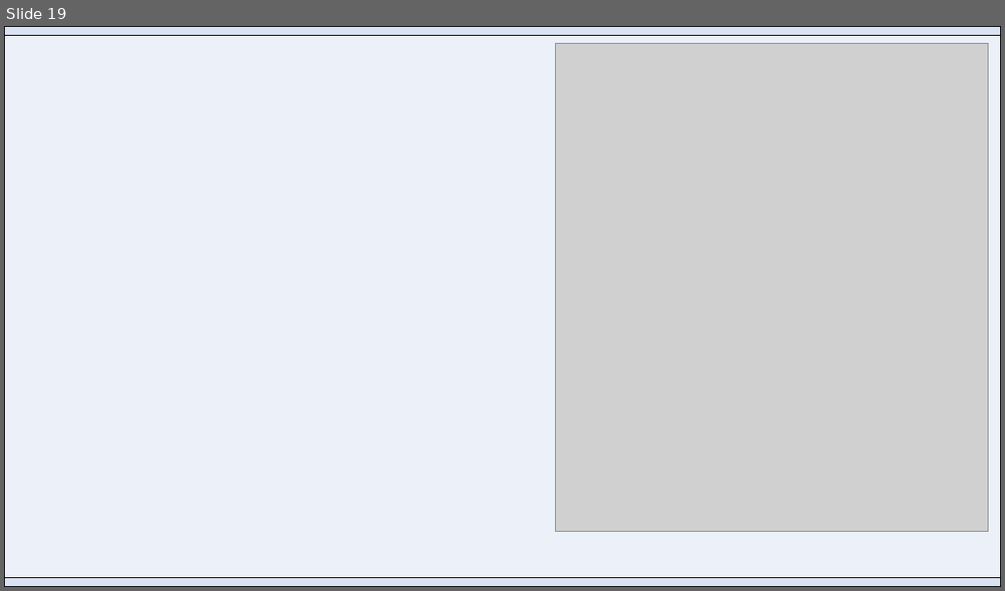
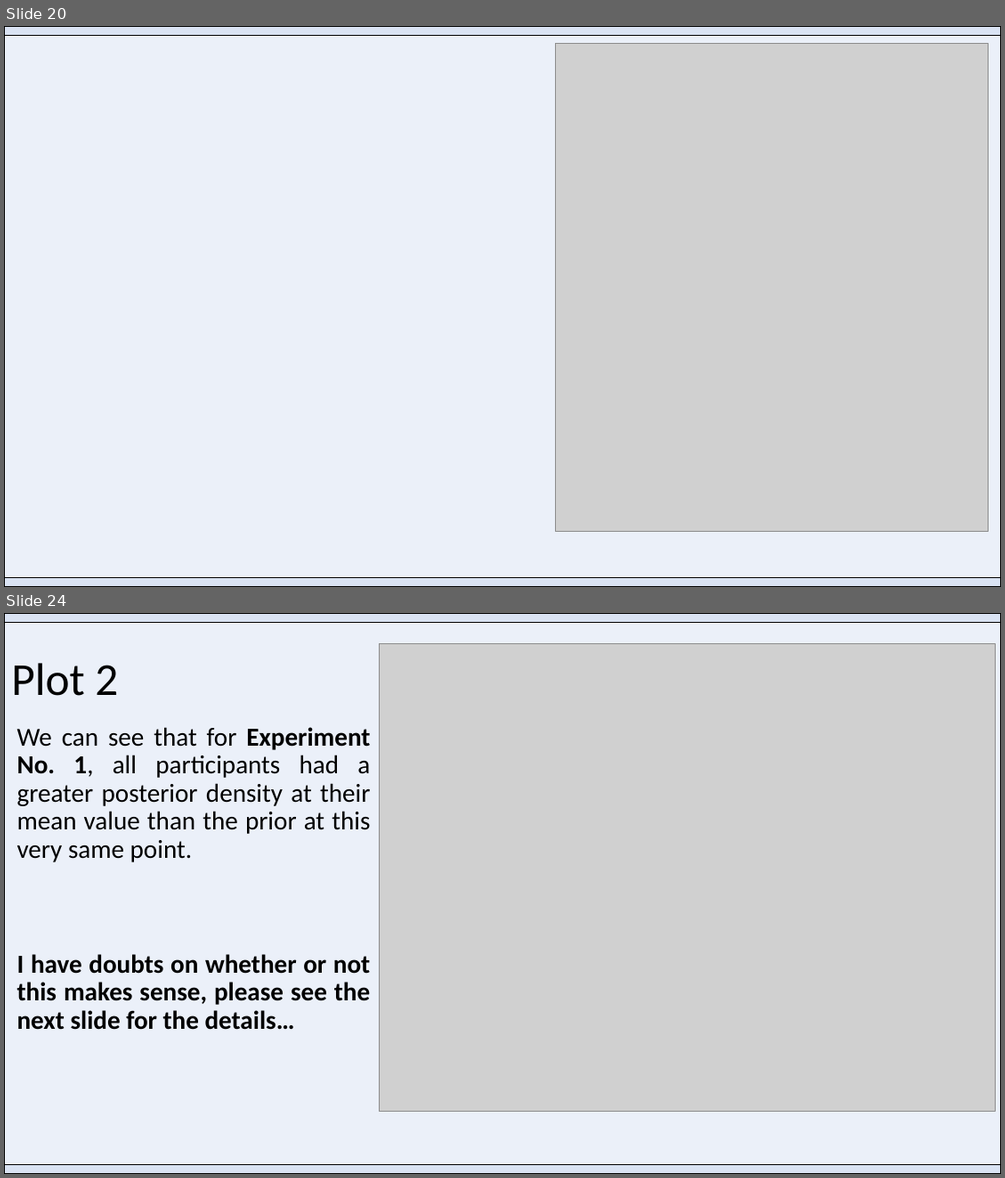
Before and after one commit to Adrifelcha/afchavez-019, a slide deck: MichaelLee/SDT Mirror Effect/Paper 1/BayesianSDTmodeling_Overview.pptx. Shown one above the other, each under a label of ours: slide 19 before the commit, slides 20 and 24 after it; the slides between them are not shown. The pictures are 1005x591 and 1005x1178 pixels, drawn with LibreOffice and Linux fonts; fonts in the diff are those of the drawing; grey boxes stand for pictures. Boxes give left, top, right and bottom in pixels: in the first picture for what was removed or moved away, otherwise in the second. Text is boxed around its words. In the diff, an @@ line names an element or a change of style, - is before the commit and + after.

```diff
--- a/MichaelLee/SDT Mirror Effect/Paper 1/BayesianSDTmodeling_Overview.pptx
+++ b/MichaelLee/SDT Mirror Effect/Paper 1/BayesianSDTmodeling_Overview.pptx
@@ slide 24 added at [4,613,1001,1174], background #FFFFFF @@
@@ rectangle added at [4,613,1001,1174], fill #EBF0F9, outline #000000 1 pt @@
@@ rectangle added at [4,613,1001,623], fill #DAE3F3, outline #000000 1 pt @@
@@ title added at [11,663,118,696], 44 pt, text #000000 @@
+Plot 2
@@ picture added at [380,644,995,1111] @@
@@ text added at [17,727,370,1030], 25 pt, text #000000 @@
+We can see that for Experiment No. 1, all participants had a greater posterior density at their mean value than the prior at this very same point.
+I have doubts on whether or not this makes sense, please see the next slide for the details…
@@ rectangle added at [4,1164,1001,1174], fill #DAE3F3, outline #000000 1 pt @@
@@ what was slide 19 is now slide 20 @@
```
Also in this commit, not shown: 8 slides changed, 15 other slides added, 1 slide removed, 17 other files.
